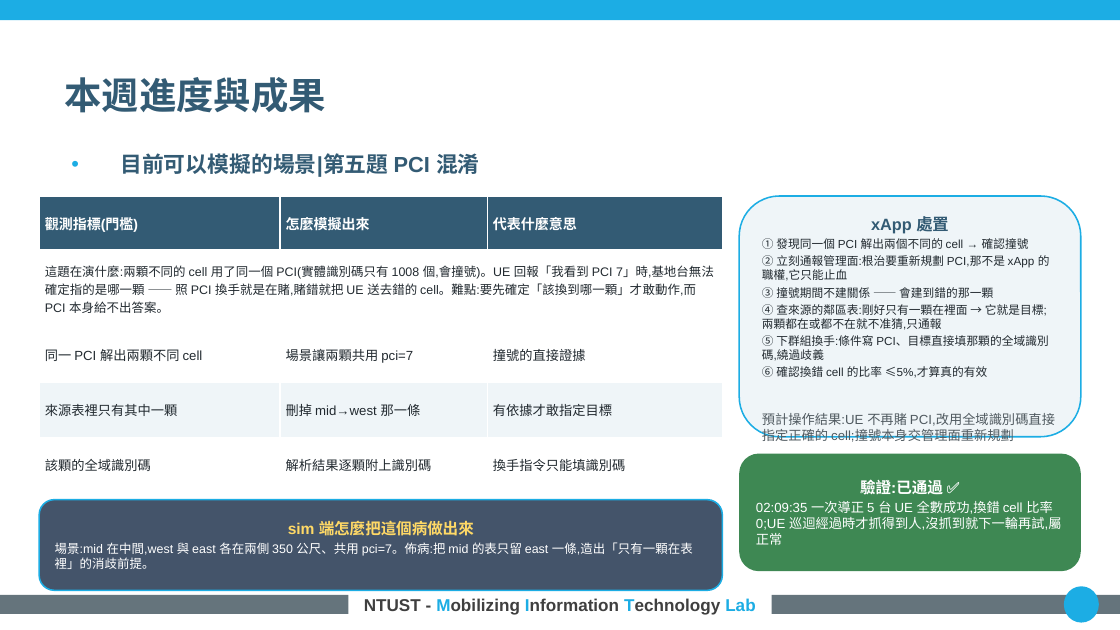
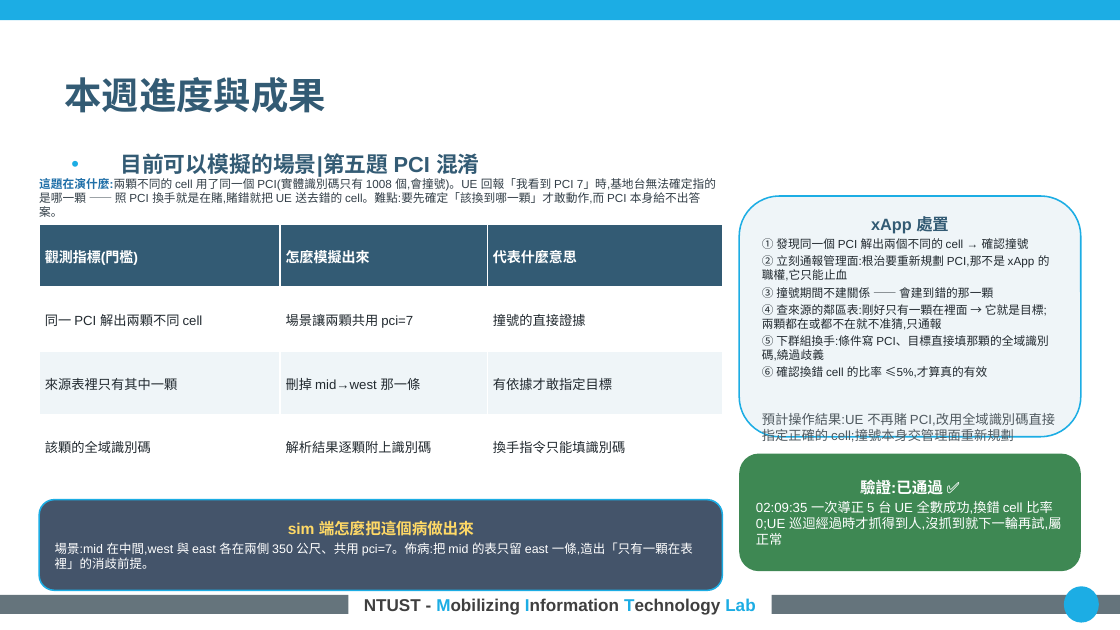
Before and after one commit to kimOuO/RAN-sim-OAI, a slide deck: slide 8 of docs/report/8_27_進度報告_v10十二題.pptx. Drawn at 1120x630 pixels with LibreOffice and Linux fonts; fonts in the diff are those of the drawing; background and template pictures are left out. Boxes give left, top, right and bottom in pixels: in the first picture for what was removed or moved away, otherwise in the second. Text is boxed around its words. In the diff, an @@ line names an element or a change of style, - is before the commit and + after.

```diff
--- a/docs/report/8_27_進度報告_v10十二題.pptx
+++ b/docs/report/8_27_進度報告_v10十二題.pptx
@@ text added at bbox=[39, 178, 716, 217], 7.5 pt, text #333F48 @@
+這題在演什麼:兩顆不同的 cell 用了同一個 PCI(實體識別碼只有 1008 個,會撞號)。UE 回報「我看到 PCI 7」時,基地台無法確定指的是哪一顆 —— 照 PCI 換手就是在賭,賭錯就把 UE 送去錯的 cell。難點:要先確定「該換到哪一顆」才敢動作,而 PCI 本身給不出答案。
@@ table at bbox=[39, 224, 722, 515] @@
-row 2: 這題在演什麼:兩顆不同的 cell 用了同一個 PCI(實體識別碼只有 1008 個,會撞號)。UE 回報「我看到 PCI 7」時,基地台無法確定指的是哪一顆 —— 照 PCI 換手就是在賭,賭錯就把 UE 送去錯的 cell。難點:要先確定「該換到哪一顆」才敢動作,而 PCI 本身給不出答案。 |  | 
@@ table: place and size @@
-table at bbox=[39, 196, 722, 487]
+table at bbox=[39, 224, 722, 515]
```
Also in this commit, not shown: 11 other slides changed, 4 other files.
